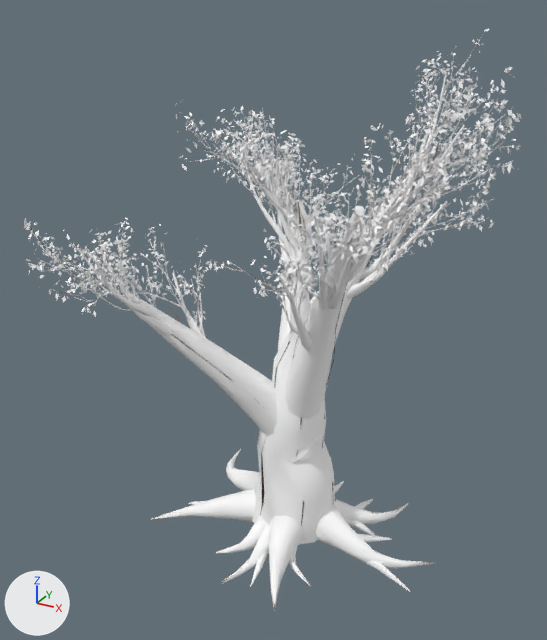
What one commit did to the glTF model assets/models/ancient_tree/variants/variant_08/ancient_tree_08_lod2.glb.
Rendered twice from a camera (50 mm lens) standing at (14.8, -28.9, 26.0) and looking at (-1.0, -0.3, 11.7). Lighting does not change. The marker at lower left points along +X, +Y and +Z. The older version comes first. Vertices at exactly the same position are counted once.

Objects in the first picture: 'AncientLeaves_LOD2', 'AncientTreeWood_LOD2', 'FineBranches_LOD2' and 1 more.
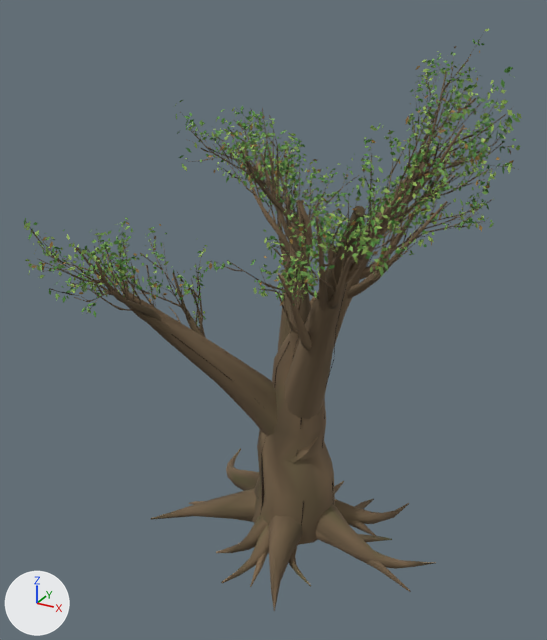
Boxes [x1, y1, x2, y2] around the edits, measured in the pictures (547 x 640 px):
'AncientTreeWood_LOD2', recoloured
    both: [39, 55, 511, 611]
'AncientLeaves_LOD2', recoloured
    both: [24, 29, 522, 326]
'FineBranches_LOD2', recoloured
    both: [26, 30, 515, 325]

What changed in the scene script:
```text
Change mat_ancientbark:
    where n0 = _N.new('ShaderNodeBsdfPrincipled'); n0.name = 'Principled BSDF'
    remove n0.inputs[0].default_value = (1.0, 1.0, 1.0, 1.0)  # 'Base Color', white #ffffff
    add n2 = _N.new('ShaderNodeVertexColor'); n2.name = 'Color Attribute'
    add _L.new(n2.outputs[0], n0.inputs[0])  # 'Color' to 'Base Color'
Change mat_leafforest:
    where n0 = _N.new('ShaderNodeBsdfPrincipled'); n0.name = 'Principled BSDF'
    remove n0.inputs[0].default_value = (1.0, 1.0, 1.0, 1.0)  # 'Base Color', white #ffffff
    add n2 = _N.new('ShaderNodeVertexColor'); n2.name = 'Color Attribute'
    add _L.new(n2.outputs[0], n0.inputs[0])  # 'Color' to 'Base Color'
Change mat_leafsage:
    where n0 = _N.new('ShaderNodeBsdfPrincipled'); n0.name = 'Principled BSDF'
    remove n0.inputs[0].default_value = (1.0, 1.0, 1.0, 1.0)  # 'Base Color', white #ffffff
    add n2 = _N.new('ShaderNodeVertexColor'); n2.name = 'Color Attribute'
    add _L.new(n2.outputs[0], n0.inputs[0])  # 'Color' to 'Base Color'
Change mat_leafsunlit:
    where n0 = _N.new('ShaderNodeBsdfPrincipled'); n0.name = 'Principled BSDF'
    remove n0.inputs[0].default_value = (1.0, 1.0, 1.0, 1.0)  # 'Base Color', white #ffffff
    add n2 = _N.new('ShaderNodeVertexColor'); n2.name = 'Color Attribute'
    add _L.new(n2.outputs[0], n0.inputs[0])  # 'Color' to 'Base Color'
Change mat_leafdry:
    where n0 = _N.new('ShaderNodeBsdfPrincipled'); n0.name = 'Principled BSDF'
    remove n0.inputs[0].default_value = (1.0, 1.0, 1.0, 1.0)  # 'Base Color', white #ffffff
    add n2 = _N.new('ShaderNodeVertexColor'); n2.name = 'Color Attribute'
    add _L.new(n2.outputs[0], n0.inputs[0])  # 'Color' to 'Base Color'
Change me_trunkcore_curve_002:
    where me_trunkcore_curve_002.from_pydata(...)  # 5244 vertices, 6866 faces; spans x -9.1..9.4, y -8.8..9.6, z 0.0..23.1
    used by ob_ancienttreewood_lod2; location = (0.0, 0.0, 0.0)
    me_trunkcore_curve_002 part 1: vertex colours changed
Change me_ancientleaves_mesh_002:
    where me_ancientleaves_mesh_002.from_pydata(...)  # 18391 vertices, 9469 faces; spans x -9.7..9.8, y -9.5..10.1, z 10.8..24.2
    used by ob_ancientleaves_lod2; location = (0.0, 0.0, 0.0)
    me_ancientleaves_mesh_002 part 2: vertex colours changed
```
